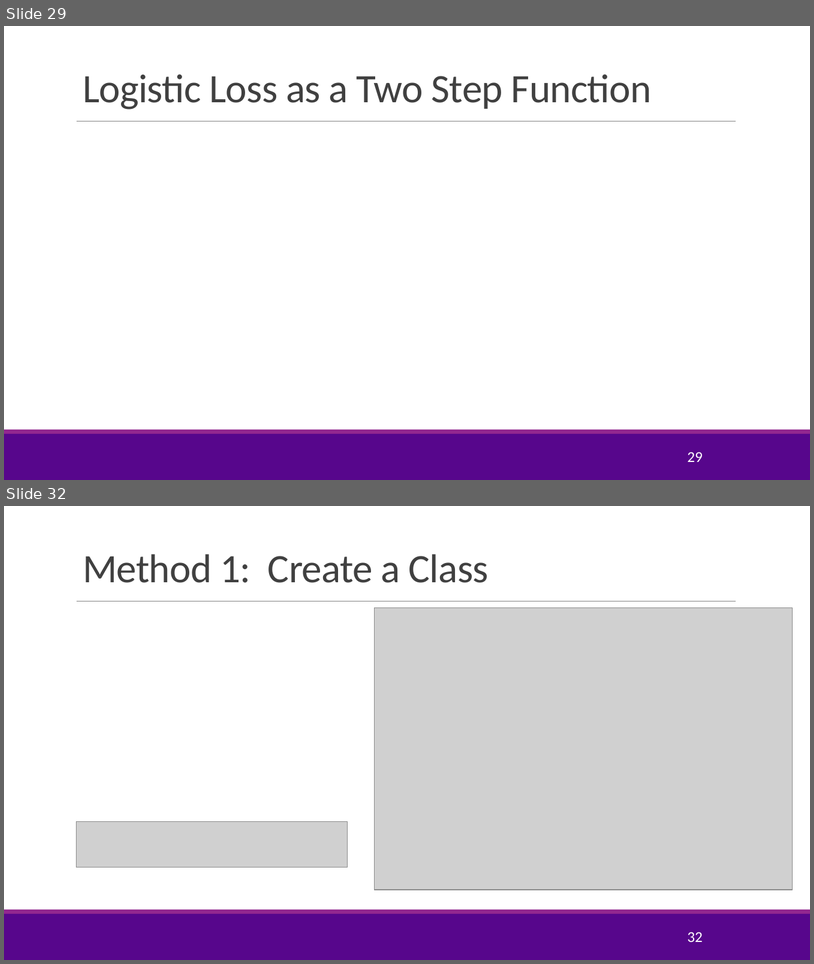
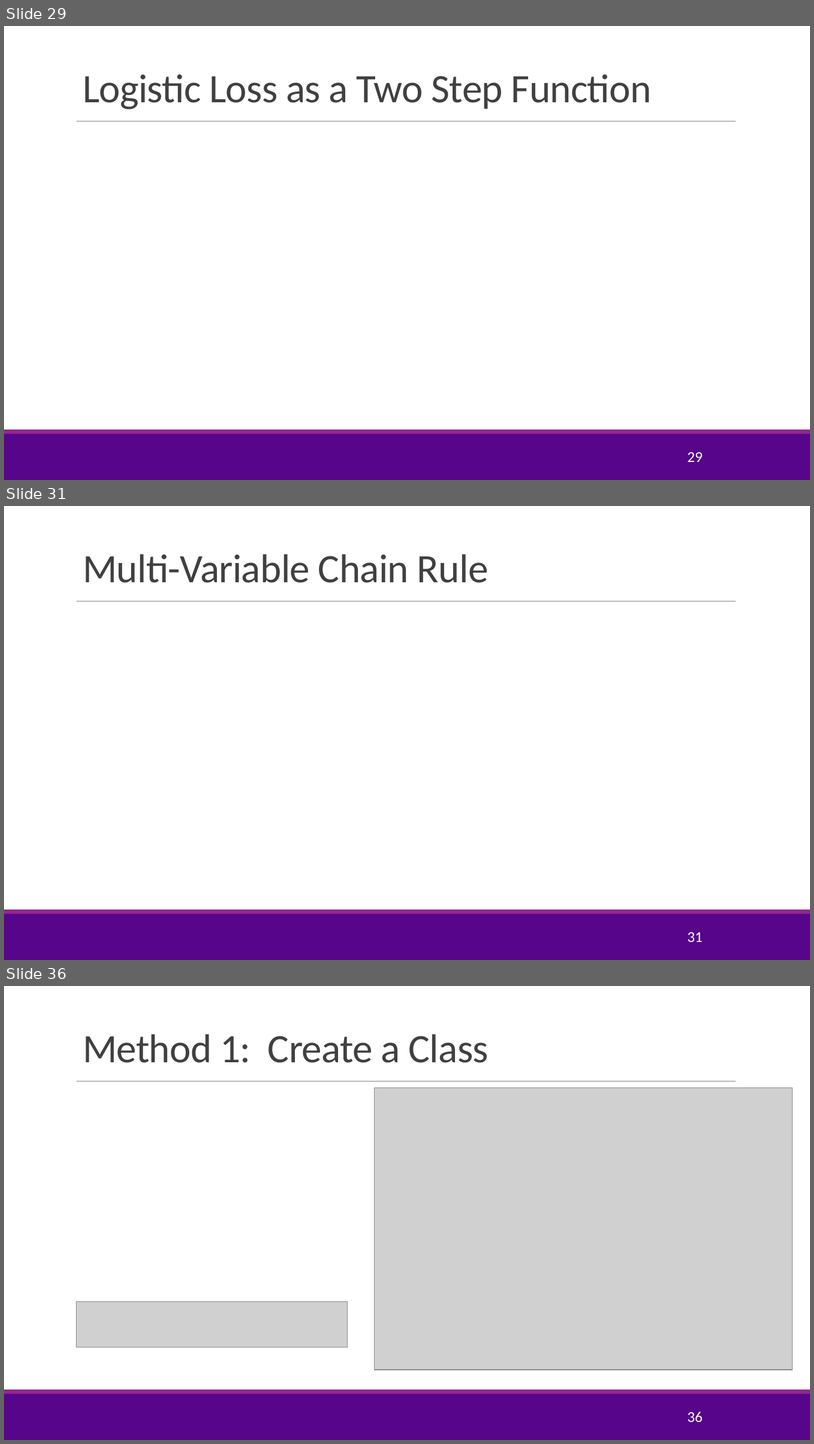
Before and after one commit to joshzzl/introml, a slide deck: lectures/Lect07_Optim.pptx. Shown one above the other, each under a label of ours: slides 29 and 32 before the commit, slides 29, 31 and 36 after it; the slides between them are not shown. The pictures are 814x964 and 814x1444 pixels, drawn with LibreOffice and Linux fonts; fonts in the diff are those of the drawing; grey boxes stand for pictures; background and template pictures are left out. Boxes give left, top, right and bottom in pixels: in the first picture for what was removed or moved away, otherwise in the second. Text is boxed around its words. In the diff, an @@ line names an element or a change of style, - is before the commit and + after.

```diff
--- a/lectures/Lect07_Optim.pptx
+++ b/lectures/Lect07_Optim.pptx
@@ slide 31 added at [4, 506, 810, 960], background #FFFFFF; not listed: 3 template elements that a slide beside it also shows @@
@@ title added at [83, 554, 488, 583], 48 pt, text #404040 @@
+Multi-Variable Chain Rule
@@ page number added at [687, 931, 703, 942], 18 pt, text #FFFFFF @@
+31
@@ what was slide 32 is now slide 36 @@
@@ page number at [687, 1411, 703, 1422]: text changed @@
-32
+36
```
Also in this commit, not shown: 6 slides changed, 4 other slides added, 1 slide removed, 8 other files.
